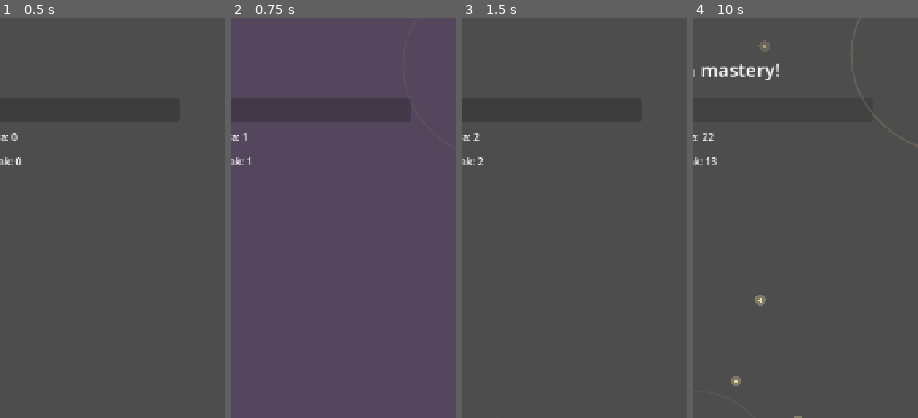
Above: before the commit, frames 1-4 (left to right).
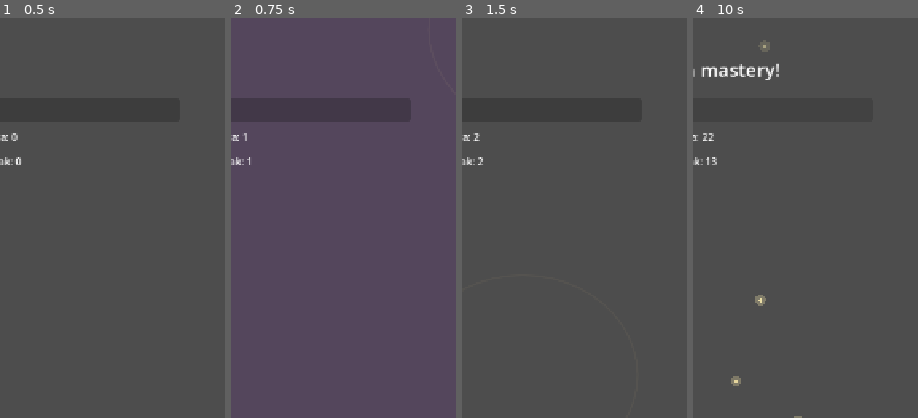
Above: after the commit, the same moments.

Repository: engjuliocez4r/auramax
Game: Godot game, scene res://scenes/duel.tscn
The game is run twice, just before and just after one commit, with the same random seed, the same clock (stepped at 60 frames per second) and the same inputs.
Inputs (mouse positions are % of the whole screen's width and height, from its top left):
- Up to frame 1 (0.5 s): no input
- Up to frame 2 (0.75 s): tap Enter at 0.5 s; move the mouse to (72, 45) at 0.52 s; click (72, 45) at 0.67 s
- Up to frame 3 (1.5 s): tap Space at 1.25 s; drag from (30, 55) to (45, 70) at 1.27 s
- Up to frame 4 (10 s): tap Enter at 2, 3.5 s; move the mouse to (60, 28) at 2.02 s; click (60, 28) at 2.17 s; tap Space at 2.75, 4.25 s; drag from (45, 70) to (20, 35) at 2.77 s; move the mouse to (80, 65) at 3.52 s; click (80, 65) at 3.67 s; drag from (20, 35) to (35, 25) at 4.27 s; move the mouse to (55, 50) at 5.02 s; click (55, 50) at 5.17 s; drag from (35, 25) to (30, 55) at 5.77 s; move the mouse to (72, 45) at 6.52 s; click (72, 45) at 6.67 s; drag from (30, 55) to (45, 70) at 7.27 s; move the mouse to (60, 28) at 8.02 s; click (60, 28) at 8.17 s; drag from (45, 70) to (20, 35) at 8.77 s; move the mouse to (80, 65) at 9.52 s; click (80, 65) at 9.67 s
The pictures show only the part of the screen within x 50-100%, y 0-50%; the shares and areas given below are measured in that part.

Frame 1 is identical in both runs. In frame 4, 0.2% of the frame differs, in the area x 70-100%, y 0-32%.

Commit message:
Slow down ring contraction to a gentle closing motion
Co-Authored-By: Claude Sonnet 5 <noreply@anthropic.com>

Diff:
--- a/scripts/duel.gd
+++ b/scripts/duel.gd
@@ -12,9 +12,10 @@
 ## intensity controls how many are on screen and how bright they are, never
 ## their speed or agitation. AuraCore also hosts PowerRing, a sequence of
 ## thin, faint, slightly oval rings (never a solid disc) born off-screen and
-## pulled in noticeably faster than the orbs, for parallax depth; intensity
-## there only controls emission frequency and opacity, capped at 3 rings on
-## screen at once. Intensity itself rises slowly (tension) and falls fast
+## eased gently inward, only slightly faster than the orbs, for a subtle
+## parallax depth; intensity there only controls emission frequency and
+## opacity, capped at 3 rings on screen at once. Intensity itself rises
+## slowly (tension) and falls fast
 ## (cool-down) on purpose — see intensity_rise_speed/intensity_fall_speed.
 
 signal valid_tap(side: String)
--- a/scripts/power_ring.gd
+++ b/scripts/power_ring.gd
@@ -11,16 +11,18 @@
 ## Each ring is born fully off-screen and drifts in toward AuraCore first,
 ## THEN contracts and fades — two sequential phases, not both at once — so
 ## it reads as energy arriving from beyond the frame rather than an
-## on-the-spot pulse. Rings move noticeably faster than the particle orbs,
-## creating a parallax sense of depth between the two layers.
+## on-the-spot pulse. The contraction eases out (fast start, slow finish)
+## so it reads as a field gently tightening, never a projectile. Rings move
+## only slightly faster than the particle orbs — just enough for a subtle
+## parallax sense of depth, not a race.
 
 @export var ring_start_radius: float = 160.0 # Radius held during the drift-in phase.
 @export var ring_end_radius: float = 26.0 # Contracts toward this as it fades — never a collapsing dot.
 @export var ring_thickness: float = 3.0 # Stroke width only; never thickens with intensity.
 @export var ring_aspect_ratio: float = 1.15 # Horizontal stretch: modestly wider than tall.
-@export var ring_contract_duration: float = 1.1 # Total seconds (drift-in + contract): faster than the orbs.
-@export var ring_emit_interval_min: float = 0.6 # Seconds between rings at full intensity.
-@export var ring_emit_interval_max: float = 4.0 # Seconds between rings at low intensity.
+@export var ring_contract_duration: float = 2.8 # Total seconds (drift-in + contract): a slow, readable close.
+@export var ring_emit_interval_min: float = 2.2 # Seconds between rings at full intensity.
+@export var ring_emit_interval_max: float = 6.0 # Seconds between rings at low intensity.
 @export var ring_max_opacity: float = 0.15 # Peak alpha at full intensity: a faint suggestion, never a graphic.
 
 const MAX_VISIBLE_RINGS := 3 # Hard cap, not a target.
@@ -28,6 +30,7 @@
 const MIN_OPACITY_FRACTION := 0.35 # Even a low-intensity ring stays slightly visible, not invisible.
 const ELLIPSE_POINT_COUNT := 48
 const DRIFT_PHASE_FRACTION := 0.35 # Share of the lifetime spent drifting in before contraction starts.
+const CONTRACT_EASE_OUT_POWER := 2.5 # Higher = more deceleration into the finish.
 
 var _intensity: float = 0.0
 var _rings: Array[Dictionary] = [] # Each: {"age": float, "offset": Vector2}
@@ -79,8 +82,11 @@
 		var t := clampf(age / ring_contract_duration, 0.0, 1.0)
 		var drift_t := clampf(t / DRIFT_PHASE_FRACTION, 0.0, 1.0)
 		var contract_t := clampf((t - DRIFT_PHASE_FRACTION) / (1.0 - DRIFT_PHASE_FRACTION), 0.0, 1.0)
+		# Ease-out: fast at the start of the close, decelerating into the
+		# finish — a field tightening, never a projectile snapping inward.
+		var eased_contract_t := 1.0 - pow(1.0 - contract_t, CONTRACT_EASE_OUT_POWER)
 		var center: Vector2 = (ring["offset"] as Vector2).lerp(Vector2.ZERO, drift_t)
-		var radius := lerpf(ring_start_radius, ring_end_radius, contract_t)
+		var radius := lerpf(ring_start_radius, ring_end_radius, eased_contract_t)
 		var alpha := lerpf(target_opacity, 0.0, t) # Dissolves before reaching the centre.
 		if alpha <= 0.001:
 			continue
Not shown, changed: DESIGN.md
